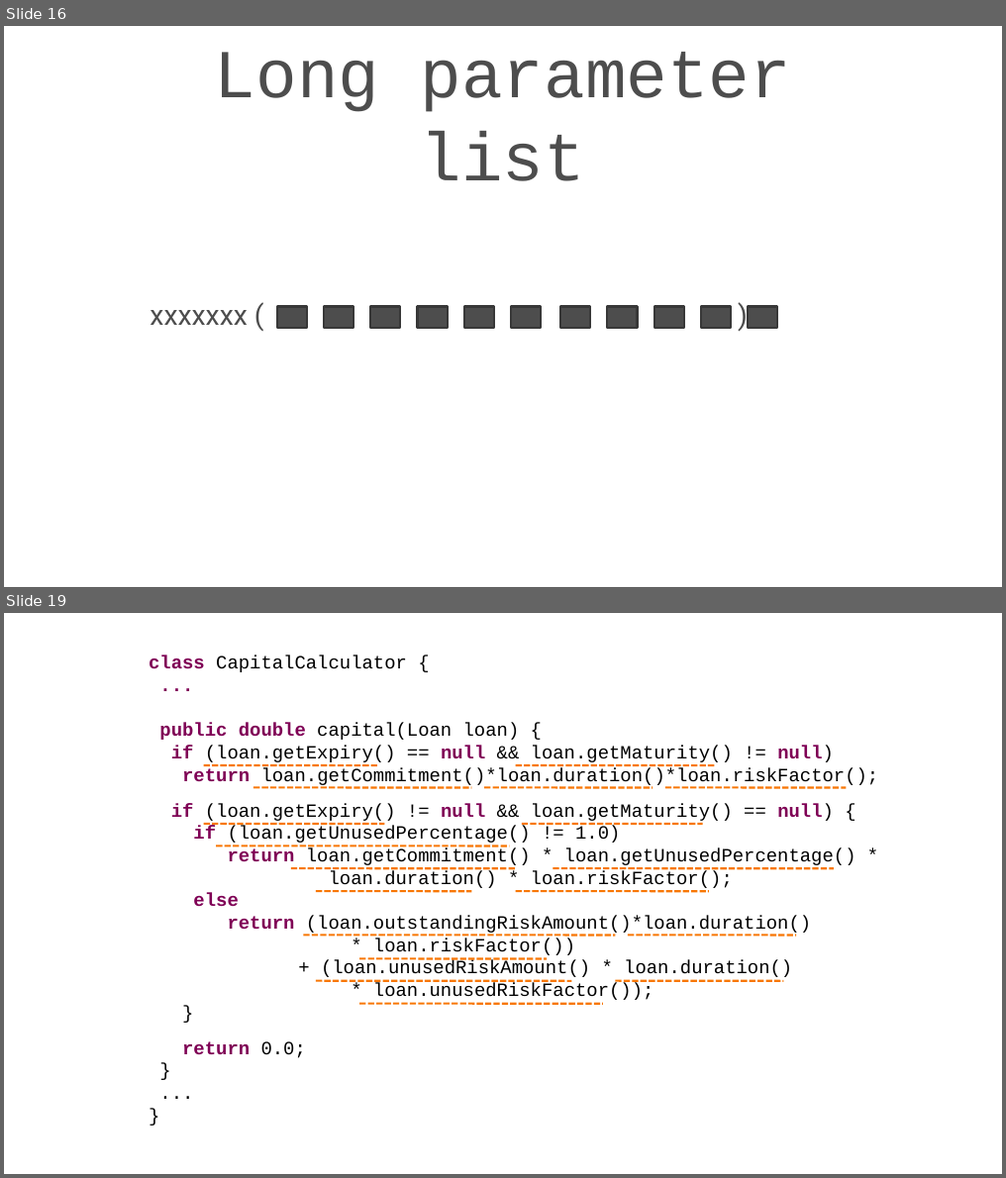
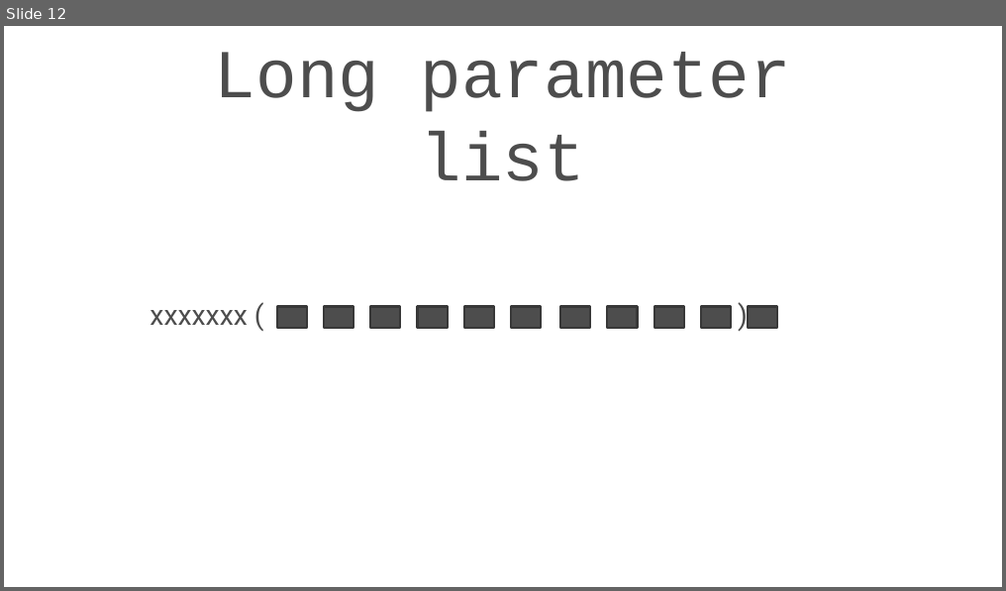
Before and after one commit to hexacta/HexactaLabs-NET, a slide deck: Presentaciones/2 - CleanCode.pptx. Shown one above the other, each under a label of ours: slides 16 and 19 before the commit, slide 12 after it; the slides between them are not shown. The pictures are 1006x1178 and 1006x591 pixels, drawn with LibreOffice and Linux fonts; fonts in the diff are those of the drawing; background and template pictures are left out. Boxes give left, top, right and bottom in pixels: in the first picture for what was removed or moved away, otherwise in the second. Text is boxed around its words. In the diff, an @@ line names an element or a change of style, - is before the commit and + after.

```diff
--- a/Presentaciones/2 - CleanCode.pptx
+++ b/Presentaciones/2 - CleanCode.pptx
@@ slide 19 removed at (4,613,1002,1174), background picture (left out) @@
@@ text removed at (149,656,879,1059) @@
-class CapitalCalculator {
-...
-public double capital(Loan loan) {
-if (loan.getExpiry() == null && loan.getMaturity() != null)
-return loan.getCommitment()*loan.duration()*loan.riskFactor();
-if (loan.getExpiry() != null && loan.getMaturity() == null) {
-if (loan.getUnusedPercentage() != 1.0)
-return loan.getCommitment() * loan.getUnusedPercentage() *
-loan.duration() * loan.riskFactor();
-else
-return (loan.outstandingRiskAmount()*loan.duration()
-* loan.riskFactor())
-+ (loan.unusedRiskAmount() * loan.duration()
-* loan.unusedRiskFactor());
-}
-return 0.0;
-}
-...
-}
@@ line removed from (204, 765) to (378, 765) @@
@@ line removed from (253, 787) to (472, 788) @@
@@ line removed from (484, 787) to (653, 788) @@
@@ line removed from (515, 765) to (715, 765) @@
@@ line removed from (665, 787) to (846, 788) @@
@@ line removed from (204, 824) to (384, 824) @@
@@ line removed from (216, 846) to (509, 846) @@
@@ line removed from (522, 824) to (703, 824) @@
@@ line removed from (291, 868) to (515, 869) @@
@@ line removed from (552, 868) to (834, 869) @@
@@ line removed from (316, 891) to (472, 891) @@
@@ line removed from (515, 891) to (709, 891) @@
@@ line removed from (303, 935) to (616, 936) @@
@@ line removed from (628, 935) to (796, 936) @@
@@ line removed from (359, 959) to (547, 959) @@
@@ line removed from (316, 981) to (571, 981) @@
@@ line removed from (616, 981) to (784, 981) @@
@@ line removed from (359, 1004) to (603, 1004) @@
@@ what was slide 16 is now slide 12 @@
```
Also in this commit, not shown: 1 slide changed, 70 other slides removed, 2 other files.
